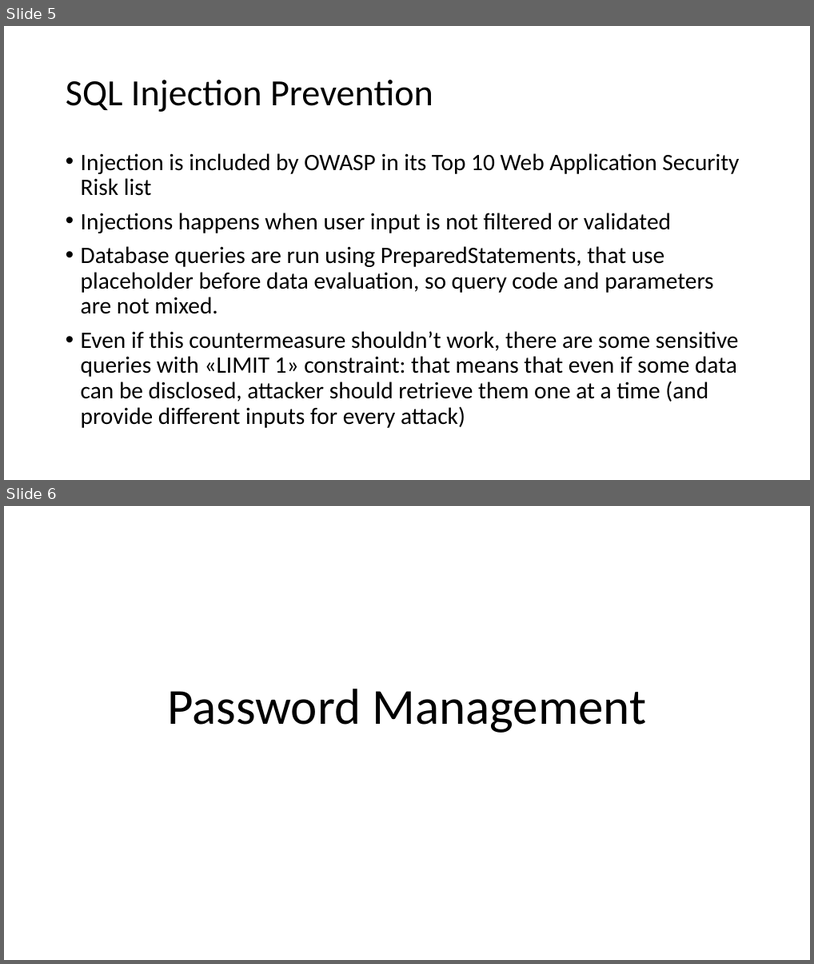
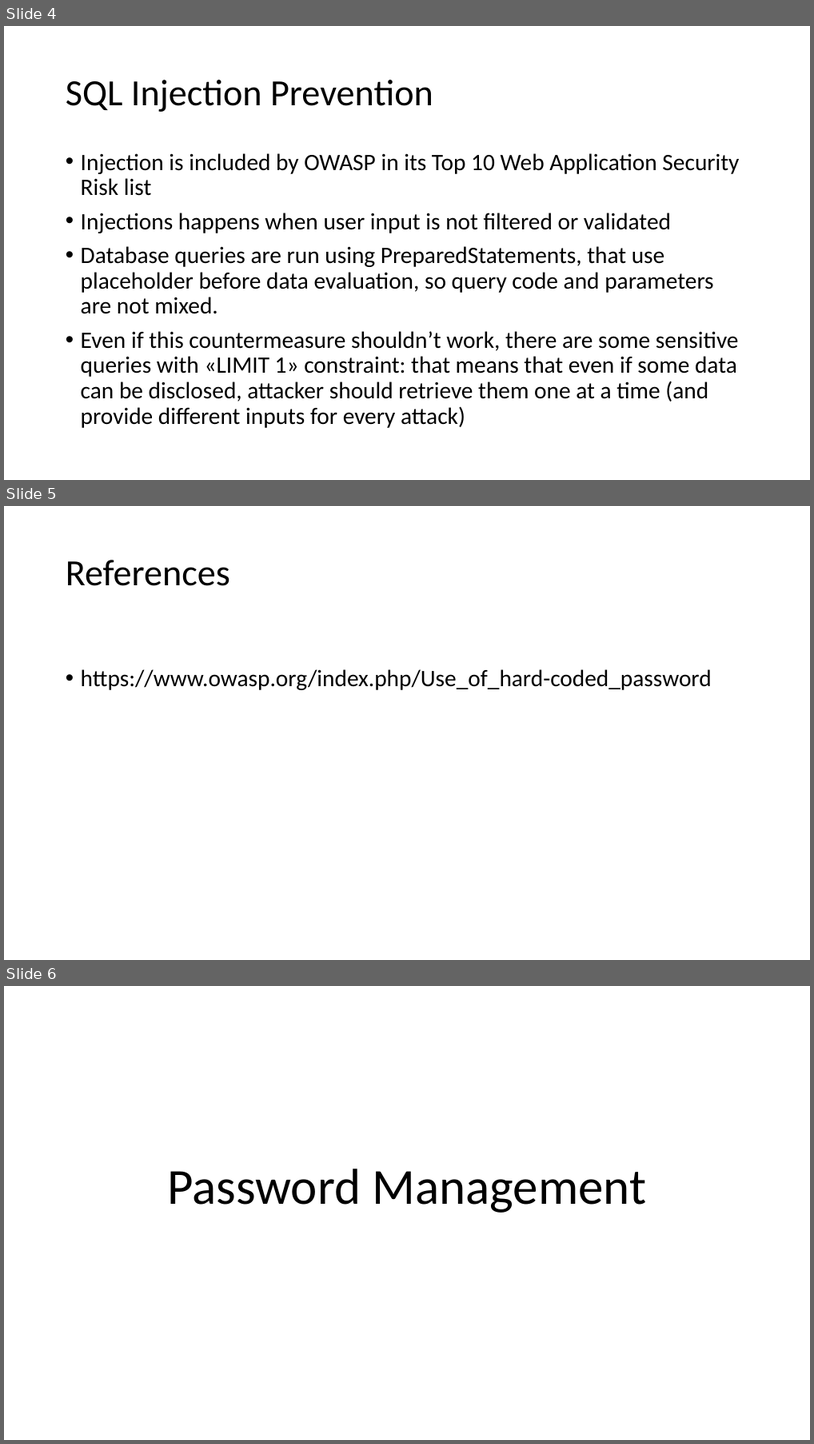
Before and after one commit to fparricelli/Encrypted-data-exchange-between-two-Arduino-boards-using-Symmetric-Encryption, a slide deck: Documentazione e cose così/Slide_concettuali_Luca.pptx. Shown one above the other, each under a label of ours: slides 5 and 6 before the commit, slides 4, 5 and 6 after it. The pictures are 814x964 and 814x1444 pixels, drawn with LibreOffice and Linux fonts; fonts in the diff are those of the drawing. Boxes give left, top, right and bottom in pixels: in the first picture for what was removed or moved away, otherwise in the second. Text is boxed around its words. In the diff, an @@ line names an element or a change of style, - is before the commit and + after.

```diff
--- a/Documentazione e cose così/Slide_concettuali_Luca.pptx
+++ b/Documentazione e cose così/Slide_concettuali_Luca.pptx
@@ slide 5 added at box(4, 506, 810, 960), background #FFFFFF @@
@@ title added at box(66, 560, 230, 586), 44 pt, text #000000 @@
+References
@@ text added at box(81, 669, 712, 690), 28 pt, text #000000 @@
+• https://www.owasp.org/index.php/Use_of_hard-coded_password
@@ what was slide 5 is now slide 4 @@
```
Also in this commit, not shown: 6 slides changed, 3 other slides added, 1 slide removed, 3 other files.
